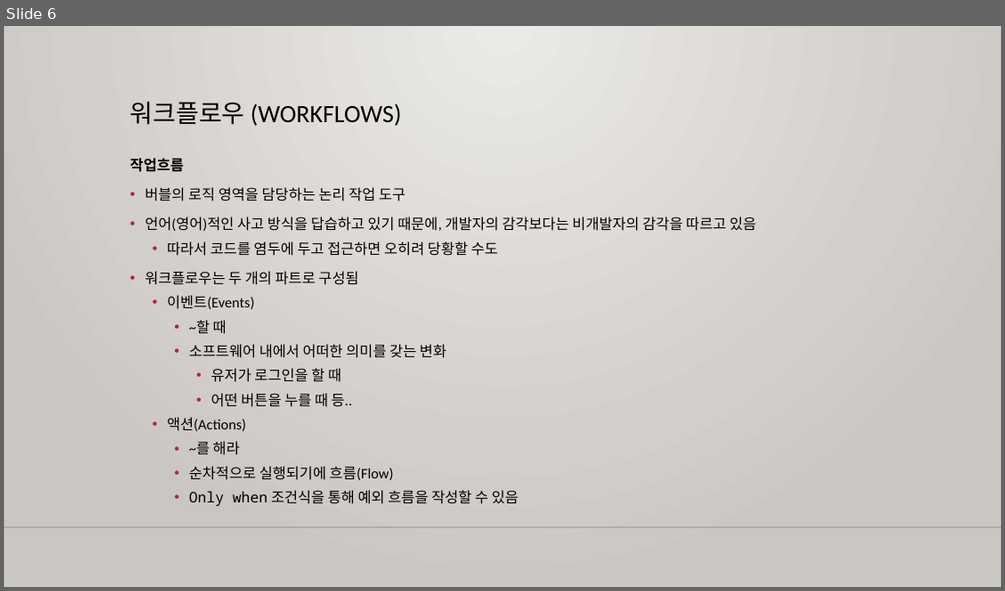
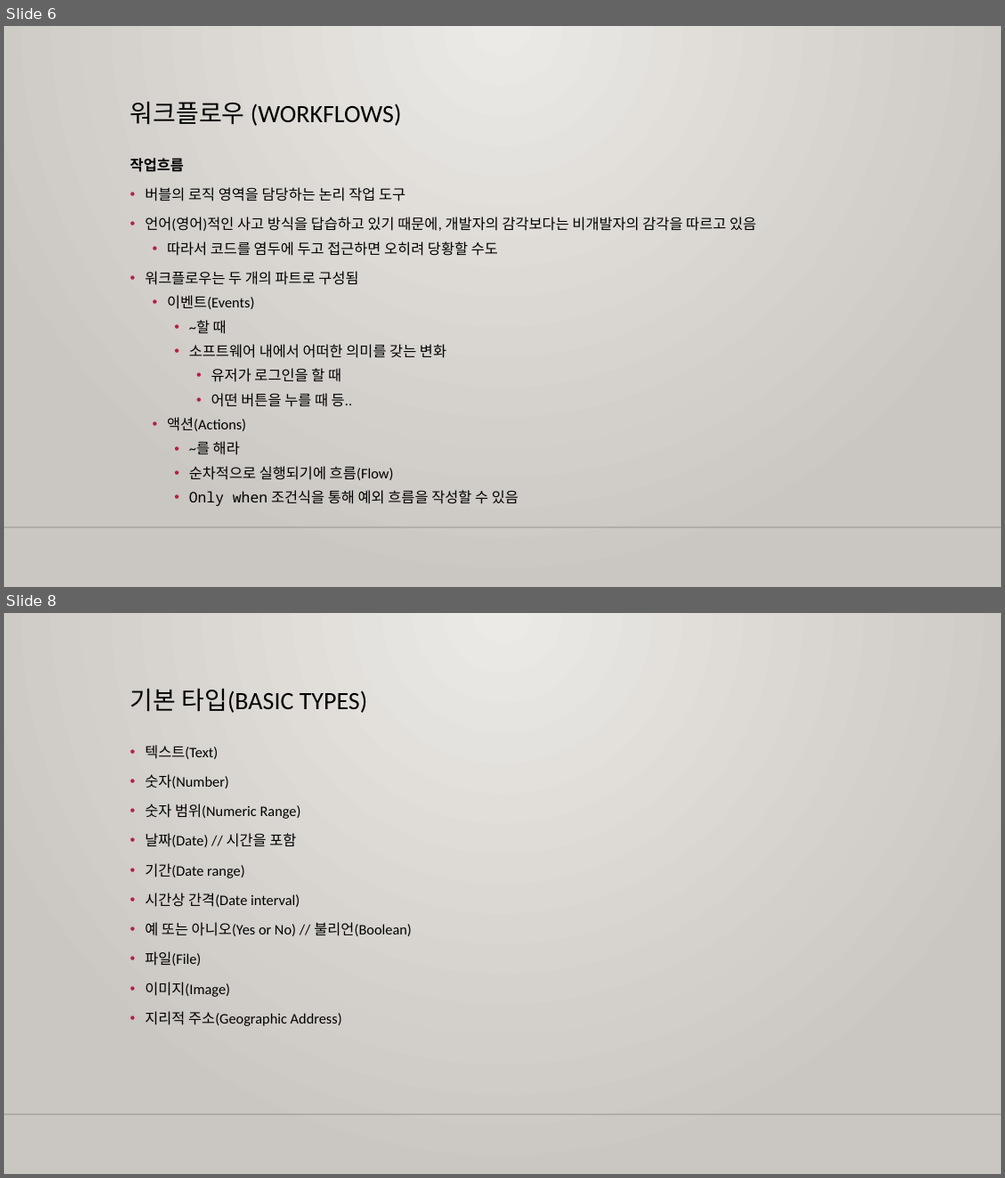
Before and after one commit to m00nlygreat/obsidian-vault, a slide deck: 노코드 엔지니어링/노코드 최강자 버블.pptx. Shown one above the other, each under a label of ours: slide 6 before the commit, slides 6 and 8 after it; the slides between them are not shown. The pictures are 1005x591 and 1005x1178 pixels, drawn with LibreOffice and Linux fonts; fonts in the diff are those of the drawing; background and template pictures are left out. Boxes give left, top, right and bottom in pixels: in the first picture for what was removed or moved away, otherwise in the second. Text is boxed around its words. In the diff, an @@ line names an element or a change of style, - is before the commit and + after.

```diff
--- a/노코드 엔지니어링/노코드 최강자 버블.pptx
+++ b/노코드 엔지니어링/노코드 최강자 버블.pptx
@@ slide 8 added at <box>4,613,1001,1174</box>, background gradient #ECEAE7 to #CAC7C1; not listed: 1 template element that a slide beside it also shows @@
@@ title added at <box>130,689,367,713</box>, 24 pt, text #000000 @@
+기본 타입(BASIC TYPES)
@@ text added at <box>145,745,412,1026</box>, 14 pt, text #000000 @@
+• 텍스트(Text)
+• 숫자(Number)
+• 숫자 범위(Numeric Range)
+• 날짜(Date) // 시간을 포함
+• 기간(Date range)
+• 시간상 간격(Date interval)
+• 예 또는 아니오(Yes or No) // 불리언(Boolean)
+• 파일(File)
+• 이미지(Image)
+• 지리적 주소(Geographic Address)
```
Also in this commit, not shown: 5 other slides added.
